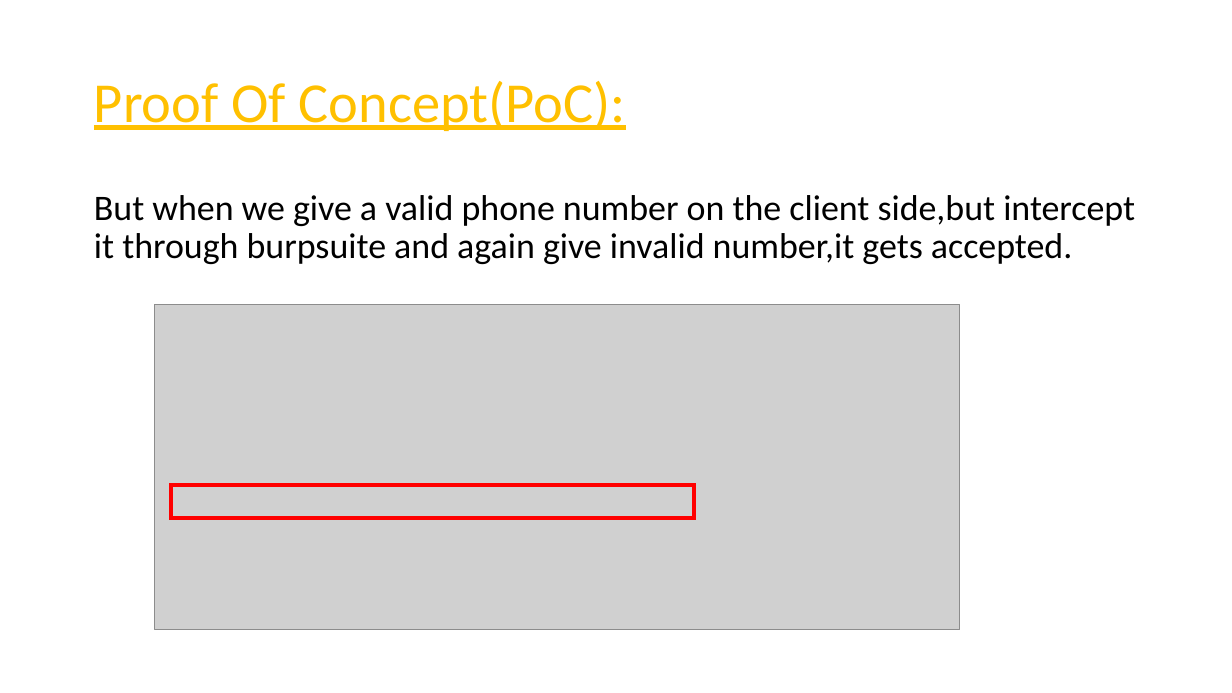
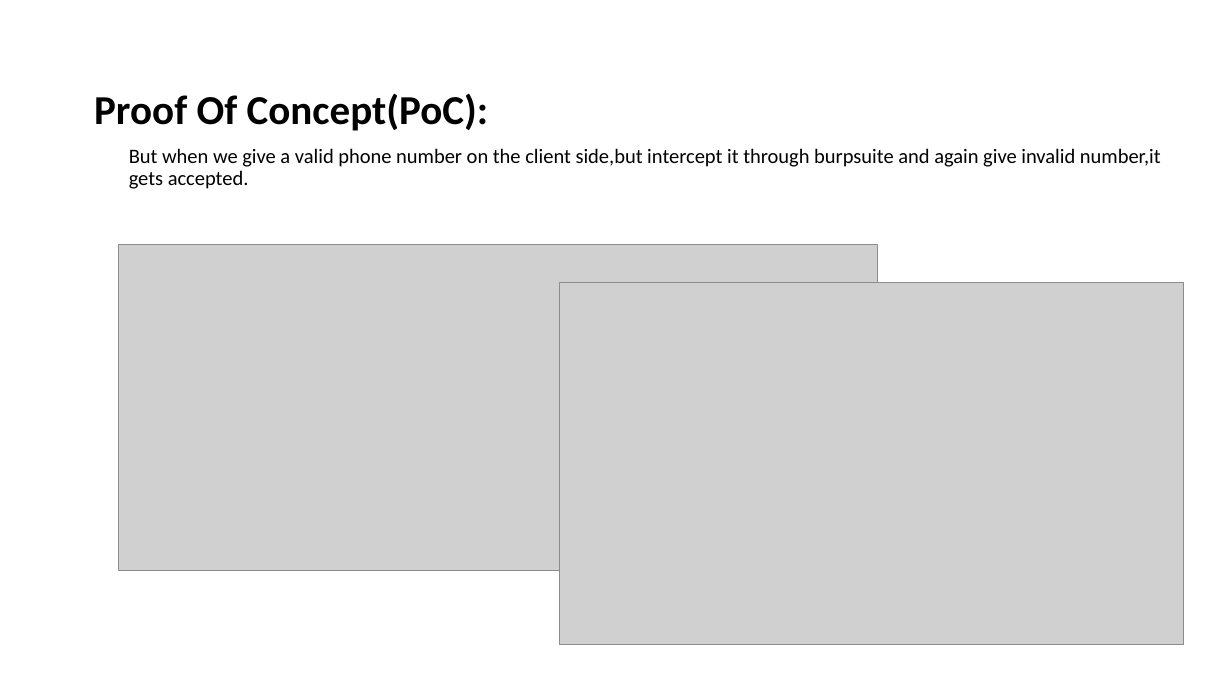
Before and after one commit to RocktimRajkumar/CEH-hack-a-thon, a slide deck: slide 98 of reports/Lifestyle Store/LifeStyle Store Application Reports.pptx (slide 102 before the commit). Drawn at 1232x693 pixels with LibreOffice and Linux fonts; fonts in the diff are those of the drawing; grey boxes stand for pictures. Boxes give left, top, right and bottom in pixels: in the first picture for what was removed or moved away, otherwise in the second. Text is boxed around its words. In the diff, an @@ line names an element or a change of style, - is before the commit and + after.

Commit message:
reports: Client Side Filter Bypass ppt done

```diff
--- a/reports/Lifestyle Store/LifeStyle Store Application Reports.pptx
+++ b/reports/Lifestyle Store/LifeStyle Store Application Reports.pptx
@@ title "Proof Of Concept(PoC):": place and size @@
-title "Proof Of Concept(PoC):" at (94,81,626,131)
+title "Proof Of Concept(PoC):" at (94,93,489,131)
@@ title "Proof Of Concept(PoC):" at (94,93,489,131): size 44 to 32 pt, text colour #FFC000 to #000000, bold on, underline off; vertical alignment middle to bottom @@
@@ text "But when we give a ...": place and size @@
-text "But when we give a ..." at (94,195,1135,264)
+text "But when we give a ..." at (129,148,1161,189)
@@ text "But when we give a ..." at (129,148,1161,189): size 28 to 16 pt @@
@@ picture: place and size @@
-picture at (155,304,960,629)
+picture at (118,245,877,570)
@@ picture added at (559,282,1183,644) @@
@@ rectangle removed at (171,485,694,518) @@
```
Also in this commit, not shown: 5 other slides changed, 4 slides added, 4 slides removed, 1 other file.
